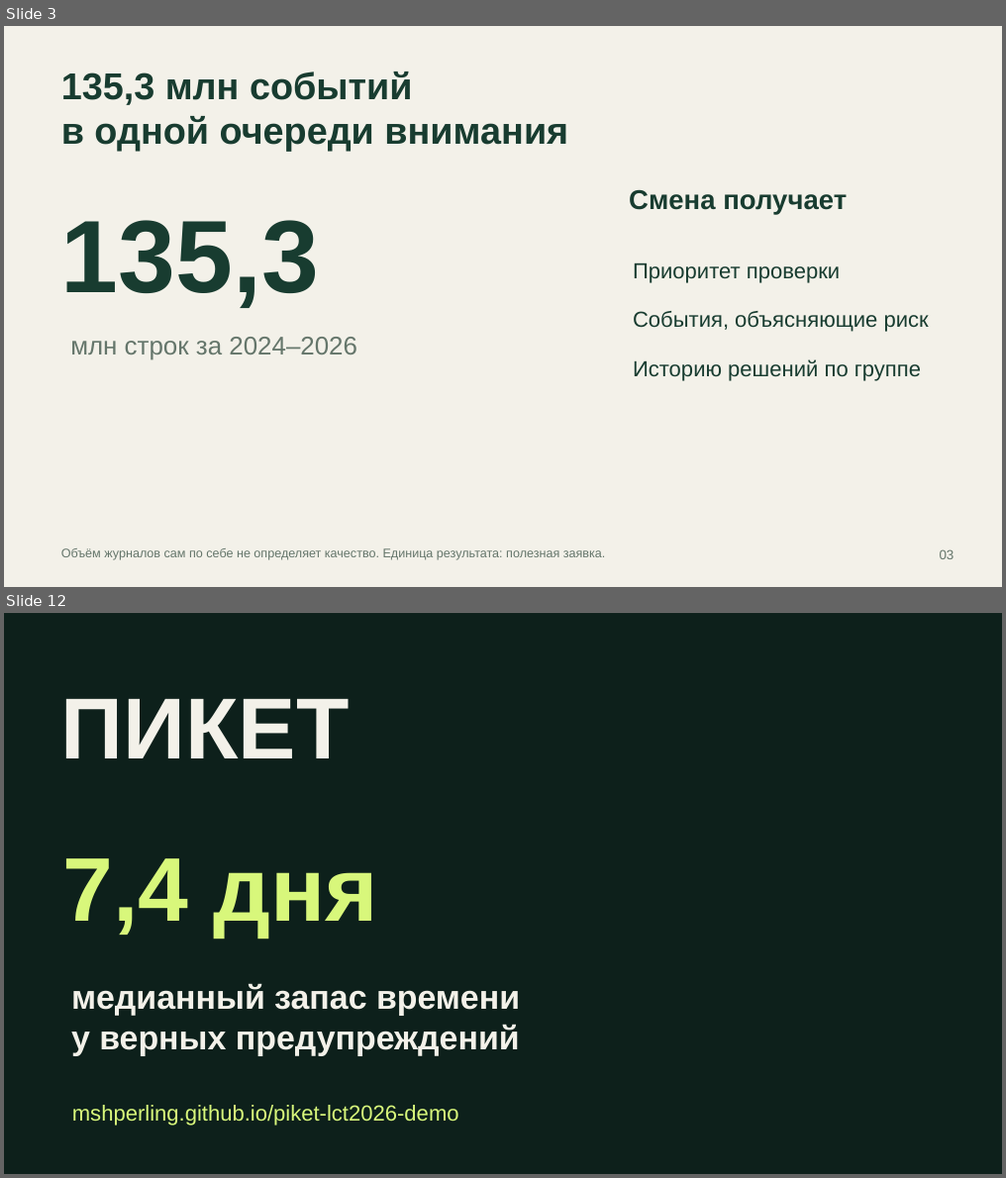
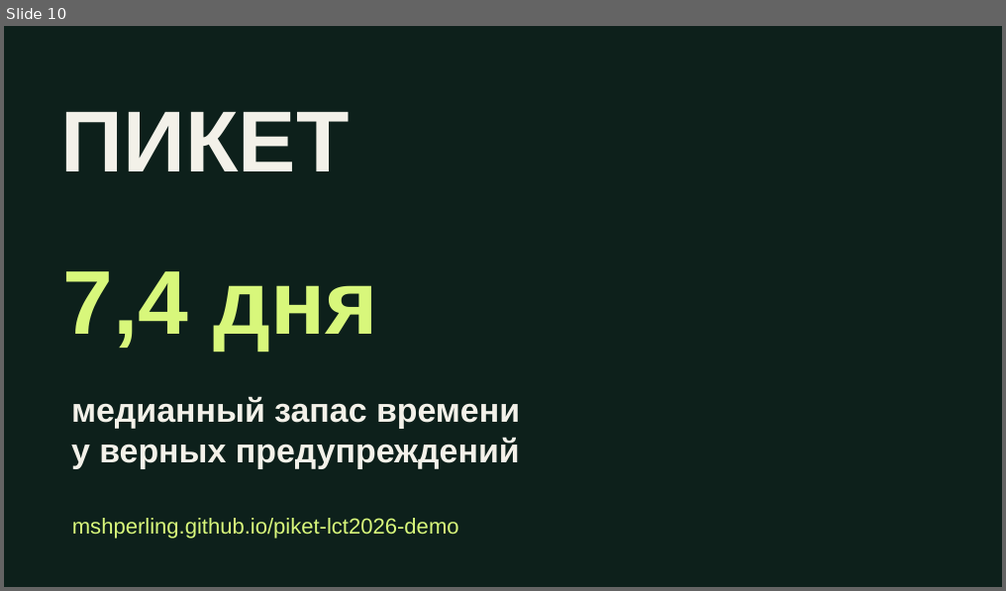
Before and after one commit to mshperling/piket-lct2026-demo, a slide deck: PIKET_LCT2026.pptx. Shown one above the other, each under a label of ours: slides 3 and 12 before the commit, slide 10 after it; the slides between them are not shown. The pictures are 1006x1178 and 1006x591 pixels, drawn with LibreOffice and Linux fonts; fonts in the diff are those of the drawing. Boxes give left, top, right and bottom in pixels: in the first picture for what was removed or moved away, otherwise in the second. Text is boxed around its words. In the diff, an @@ line names an element or a change of style, - is before the commit and + after.

```diff
--- a/PIKET_LCT2026.pptx
+++ b/PIKET_LCT2026.pptx
@@ slide 3 removed at (x1=4, y1=26, x2=1002, y2=587), background #F3F1E9 @@
@@ text removed at (x1=61, y1=72, x2=568, y2=152) @@
-135,3 млн событий
-в одной очереди внимания
@@ text removed at (x1=629, y1=189, x2=846, y2=215) @@
-Смена получает
@@ text removed at (x1=61, y1=220, x2=319, y2=308) @@
-135,3
@@ text removed at (x1=633, y1=264, x2=929, y2=381) @@
-Приоритет проверки
-События, объясняющие риск
-Историю решений по группе
@@ text removed at (x1=70, y1=337, x2=357, y2=361) @@
-млн строк за 2024–2026
@@ text removed at (x1=61, y1=549, x2=606, y2=561) @@
-Объём журналов сам по себе не определяет качество. Единица результата: полезная заявка.
@@ text removed at (x1=940, y1=550, x2=954, y2=560) @@
-03
@@ what was slide 12 is now slide 10 @@
```
Also in this commit, not shown: 12 slides changed, 5 slides added, 4 other slides removed, 11 other files.
